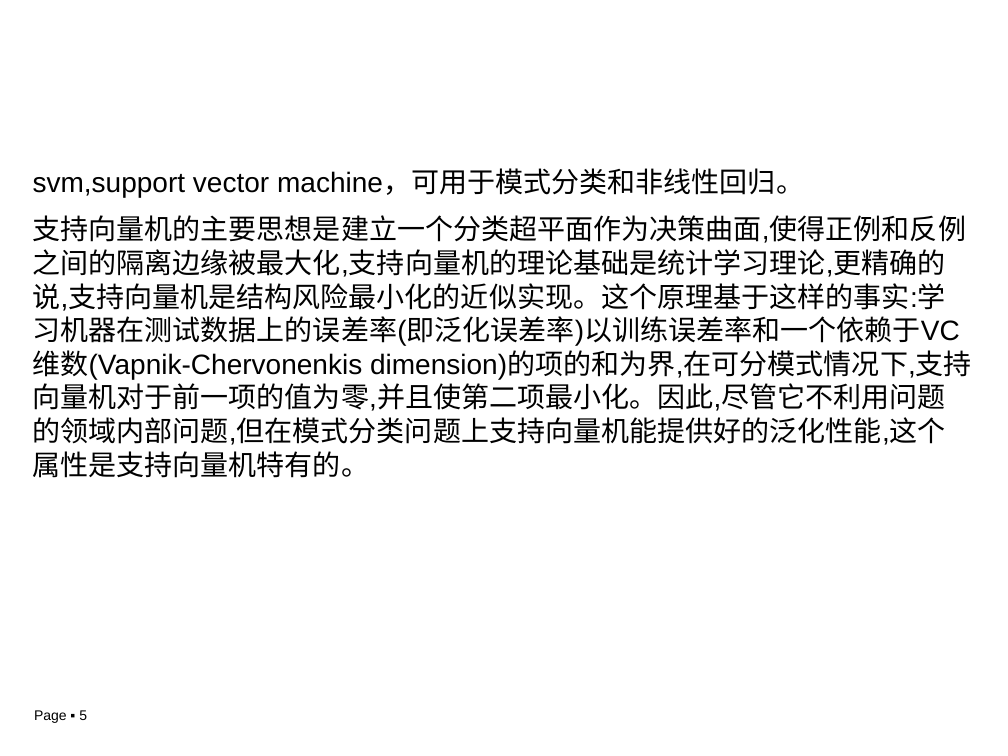
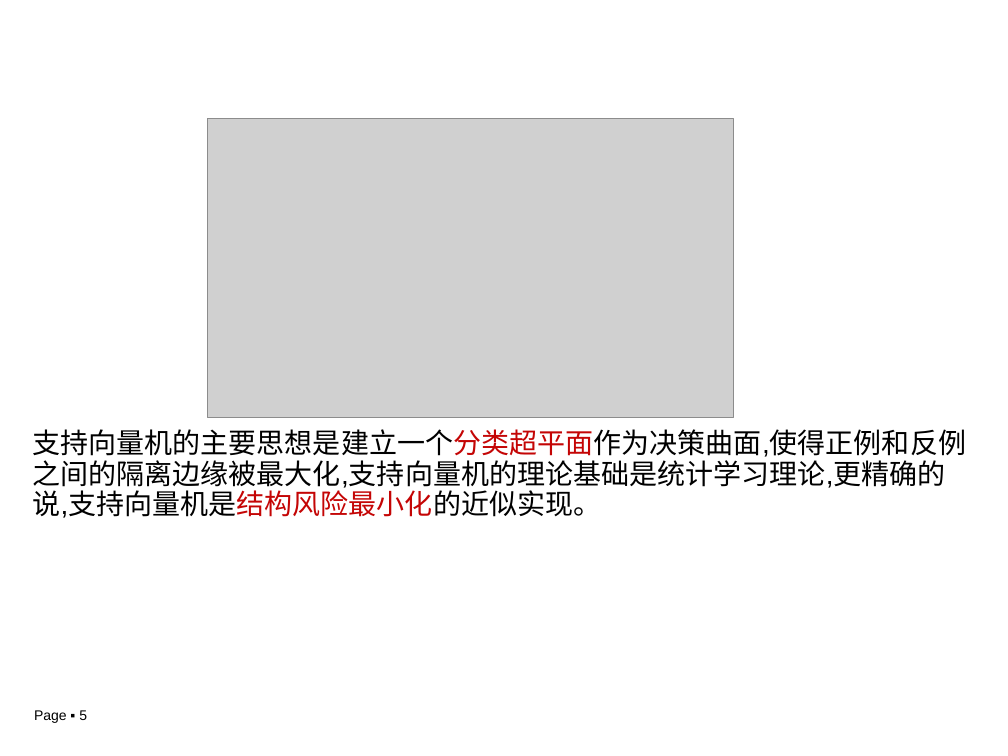
Before and after one commit to chuchu9293/GraduationProject, a slide deck: slide 5 of wps.docs/毕设中期答辩.ppt. Drawn at 1008x756 pixels with LibreOffice and Linux fonts; fonts in the diff are those of the drawing; grey boxes stand for pictures; background and template pictures are left out. Boxes give left, top, right and bottom in pixels: in the first picture for what was removed or moved away, otherwise in the second. Text is boxed around its words. In the diff, an @@ line names an element or a change of style, - is before the commit and + after.

Commit message:
1223

```diff
--- a/wps.docs/毕设中期答辩.ppt
+++ b/wps.docs/毕设中期答辩.ppt
@@ picture added at (208, 118, 734, 417) @@
@@ text at (33, 429, 967, 518): text changed @@
-svm,support vector machine，可用于模式分类和非线性回归。
-支持向量机的主要思想是建立一个分类超平面作为决策曲面,使得正例和反例之间的隔离边缘被最大化,支持向量机的理论基础是统计学习理论,更精确的说,支持向量机是结构风险最小化的近似实现。这个原理基于这样的事实:学习机器在测试数据上的误差率(即泛化误差率)以训练误差率和一个依赖于VC维数(Vapnik-Chervonenkis dimension)的项的和为界,在可分模式情况下,支持向量机对于前一项的值为零,并且使第二项最小化。因此,尽管它不利用问题的领域内部问题,但在模式分类问题上支持向量机能提供好的泛化性能,这个属性是支持向量机特有的。
+支持向量机的主要思想是建立一个分类超平面作为决策曲面,使得正例和反例之间的隔离边缘被最大化,支持向量机的理论基础是统计学习理论,更精确的说,支持向量机是结构风险最小化的近似实现。
```
Also in this commit, not shown: 1 slide added.
